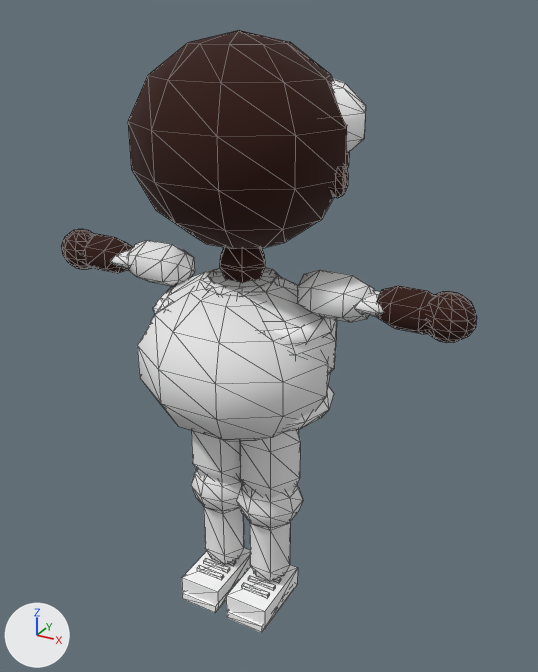
Renders of the glTF model public/v2/models/kid_big_lou.glb from each side of a commit.
Before and after are seen from a camera (50 mm lens) standing at (2.37, -3.96, 4.09) and looking at (0.12, 0.14, 2.04). The axes (+X, +Y, +Z) are drawn at lower left. The lights are the same throughout. The first picture is the older version. Mesh edges are drawn as thin lines. Objects named as collision shapes, trigger or cutter boxes, shadow casters or lower levels of detail are left out. Vertices at exactly the same position are counted once.

Objects in the first picture: 'kid_big_lou_LOD0'.
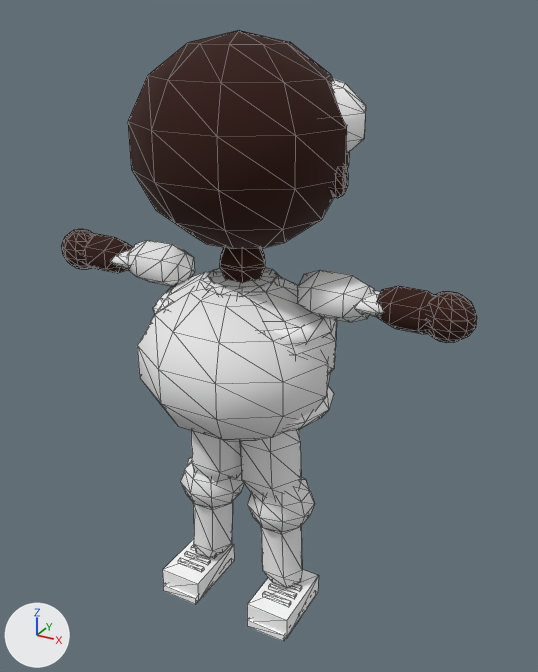
Where the change shows, as pixel boxes [x1, y1, x2, y2] in the pictures (538 x 672 px; the box of a moved part takes in the faces that stretch with it):
'kid_big_lou_LOD0', reshaped: before [61, 30, 477, 632]; after [61, 30, 477, 642]
part 1 of me_kid_big_lou_lod0, moved or reshaped: before [191, 470, 242, 512]; after [181, 457, 244, 508]
part 2 of me_kid_big_lou_lod0, moved or reshaped: before [237, 483, 303, 528]; after [247, 477, 314, 532]
part 3 of me_kid_big_lou_lod0, moved or reshaped: before [182, 548, 250, 610]; after [163, 539, 234, 602]
part 4 of me_kid_big_lou_lod0, moved or reshaped: before [182, 592, 217, 613]; after [163, 584, 198, 604]
part 5 of me_kid_big_lou_lod0, moved or reshaped: before [203, 559, 230, 572]; after [184, 552, 210, 565]
part 6 of me_kid_big_lou_lod0, moved or reshaped: before [197, 566, 224, 579]; after [178, 558, 204, 572]
part 7 of me_kid_big_lou_lod0, moved or reshaped: before [226, 565, 298, 629]; after [247, 570, 319, 639]
part 8 of me_kid_big_lou_lod0, moved or reshaped: before [227, 610, 264, 632]; after [247, 619, 286, 642]
part 9 of me_kid_big_lou_lod0, moved or reshaped: before [253, 572, 281, 583]; after [291, 584, 302, 591]
part 10 of me_kid_big_lou_lod0, moved or reshaped: before [248, 576, 275, 590]; after [268, 584, 297, 598]
part 11 of me_kid_big_lou_lod0, moved or reshaped: before [241, 583, 269, 598]; after [262, 591, 291, 606]
part 12 of me_kid_big_lou_lod0, added: after [193, 501, 233, 558]
part 13 of me_kid_big_lou_lod0, added: after [261, 527, 302, 588]
part 14 of me_kid_big_lou_lod0, reshaped: before [191, 430, 300, 581]; after [191, 430, 301, 500]

Patch to the scene script:
```diff
--- a/public/v2/models/kid_big_lou.glb.py
+++ b/public/v2/models/kid_big_lou.glb.py
@@ me_kid_big_lou_lod0 @@
 # used by ob_kid_big_lou_lod0; location = (0.0, 0.0, 0.0)
-me_kid_big_lou_lod0.from_pydata(...)  # 1356 vertices, 2518 faces; spans x -1.52..1.52, y -0.68..0.75, z -0.06..3.97
+me_kid_big_lou_lod0.from_pydata(...)  # 1358 vertices, 2518 faces; spans x -1.52..1.52, y -0.68..0.75, z -0.06..3.97
+# me_kid_big_lou_lod0 part 1: the loose piece of 47 vertices spanning x -0.45..0.03, y -0.24..0.24, z 0.61..1.04 is moved by (-0.09, 0.0, 0.0)
+# me_kid_big_lou_lod0 part 2: the loose piece of 47 vertices spanning x -0.05..0.43, y -0.24..0.24, z 0.61..1.04 is moved by (0.09, 0.0, 0.0)
+# me_kid_big_lou_lod0 part 3: the loose piece of 8 vertices spanning x -0.36..-0.04, y -0.37..0.16, z -0.05..0.12 is moved by (-0.18, 0.0, 0.0)
+# me_kid_big_lou_lod0 part 4: the loose piece of 8 vertices spanning x -0.35..-0.05, y -0.39..0.13, z -0.06..-0.01 is moved by (-0.18, 0.0, 0.0)
+# me_kid_big_lou_lod0 part 5: the loose piece of 8 vertices spanning x -0.31..-0.09, y -0.15..-0.11, z 0.11..0.14 is moved by (-0.18, 0.0, 0.0)
+# me_kid_big_lou_lod0 part 6: the loose piece of 8 vertices spanning x -0.31..-0.09, y -0.24..-0.2, z 0.11..0.14 is moved by (-0.18, 0.0, 0.0)
+# me_kid_big_lou_lod0 part 7: the loose piece of 8 vertices spanning x 0.04..0.36, y -0.37..0.16, z -0.05..0.12 is moved by (0.18, 0.0, 0.0)
+# me_kid_big_lou_lod0 part 8: the loose piece of 8 vertices spanning x 0.05..0.35, y -0.39..0.13, z -0.06..-0.01 is moved by (0.18, 0.0, 0.0)
+# me_kid_big_lou_lod0 part 9: the loose piece of 8 vertices spanning x 0.09..0.31, y -0.06..-0.02, z 0.11..0.14 is moved by (0.18, 0.0, 0.0)
+# me_kid_big_lou_lod0 part 10: the loose piece of 8 vertices spanning x 0.09..0.31, y -0.15..-0.11, z 0.11..0.14 is moved by (0.18, 0.0, 0.0)
+# me_kid_big_lou_lod0 part 11: the loose piece of 8 vertices spanning x 0.09..0.31, y -0.24..-0.2, z 0.11..0.14 is moved by (0.18, 0.0, 0.0)
+# me_kid_big_lou_lod0 part 12: a new loose piece of 26 vertices spanning x -0.48..-0.12, y -0.15..0.15, z 0.1..0.82, in mat_m_uniform
+# me_kid_big_lou_lod0 part 13: a new loose piece of 26 vertices spanning x 0.12..0.48, y -0.15..0.15, z 0.1..0.82, in mat_m_uniform
+# me_kid_big_lou_lod0 part 14
+# 52 vertices are removed from x -0.37..0.37, y -0.15..0.15, z 0.09..0.82
+# 108 faces are deleted
+# 6 vertices in x -0.44..0.04, y -0.21..0.21, z 1.06 move by (-0.01, 0.0, 0.0)
+# 6 vertices in x -0.04..0.44, y -0.21..0.21, z 1.06 move by (0.01, 0.0, 0.0)
+# 4 vertices in x -0.37..-0.03, y -0.15..0.15, z 0.89 move by (-0.05, 0.0, 0.0)
+# 4 vertices in x 0.03..0.37, y -0.15..0.15, z 0.89 move by (0.05, 0.0, 0.0)
+# 4 vertices move from x -0.11..0.11, y -0.15..0.15, z 0.89 to x -0.17..0.17, y -0.15..0.15, z 0.89
+# 2 vertices are added at (-0.28, 0.0, 0.82), (0.28, 0.0, 0.82)
+# 12 new faces join them, mat_m_uniform
+# other edits to the shape of me_kid_big_lou_lod0 do not show in these pictures
 me_kid_big_lou_lod0.materials.append(mat_m_body)
```
